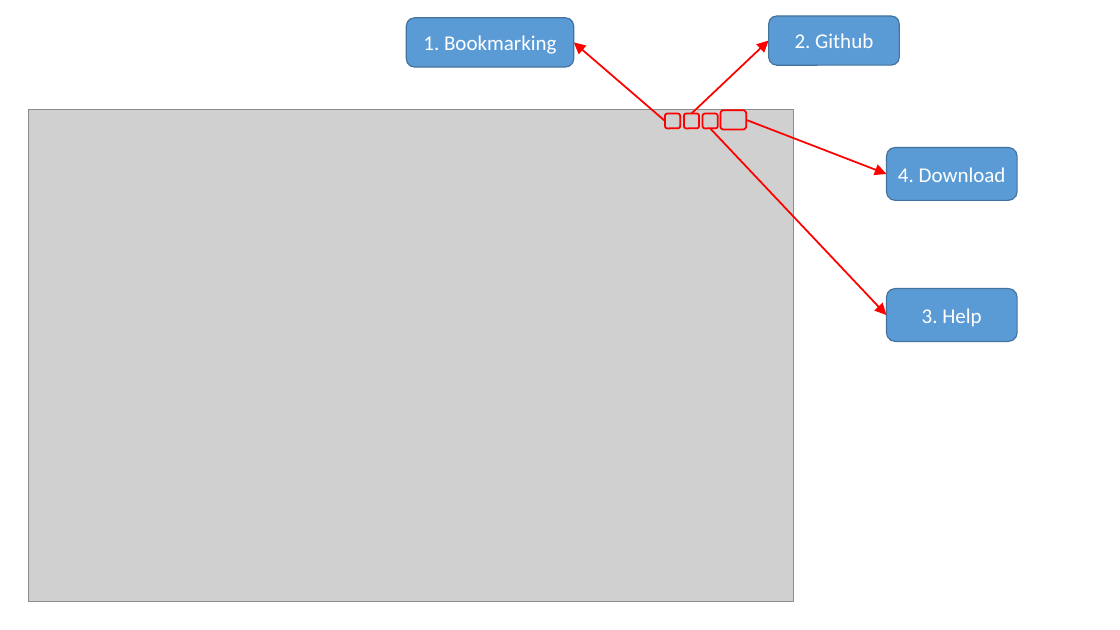
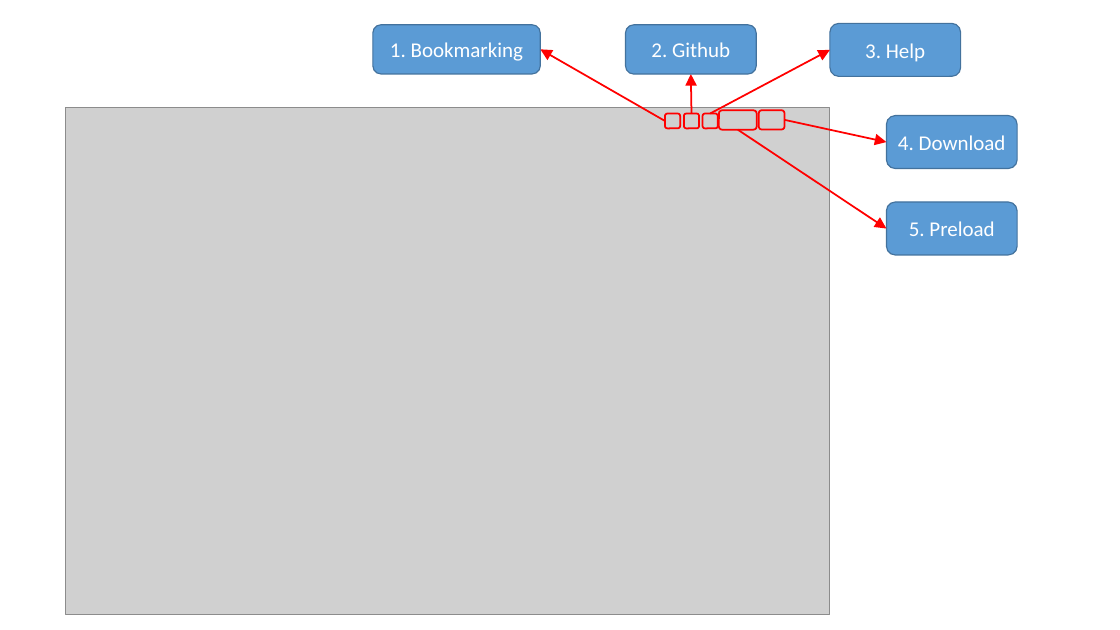
Before and after one commit to JGCRI/argus, a slide deck: slide 5 of vignettes/vignetteFigs/00vignetteFigs.pptx. Drawn at 1120x630 pixels with LibreOffice and Linux fonts; fonts in the diff are those of the drawing; grey boxes stand for pictures. Boxes give left, top, right and bottom in pixels: in the first picture for what was removed or moved away, otherwise in the second. Text is boxed around its words. In the diff, an @@ line names an element or a change of style, - is before the commit and + after.

```diff
--- a/vignettes/vignetteFigs/00vignetteFigs.pptx
+++ b/vignettes/vignetteFigs/00vignetteFigs.pptx
@@ rounded rectangle "1. Bookmarking": place and size @@
-rounded rectangle "1. Bookmarking" at <box>407,18,574,67</box>
+rounded rectangle "1. Bookmarking" at <box>373,24,540,74</box>
@@ rounded rectangle "2. Github": place and size @@
-rounded rectangle "2. Github" at <box>769,16,900,66</box>
+rounded rectangle "2. Github" at <box>626,25,757,75</box>
@@ rounded rectangle "3. Help": place and size @@
-rounded rectangle "3. Help" at <box>886,288,1017,341</box>
+rounded rectangle "3. Help" at <box>830,24,961,76</box>
@@ arrow moved from (665, 121) - (574, 42) to (665, 121) - (540, 50) @@
@@ arrow moved from (710, 129) - (886, 315) to (710, 113) - (830, 50) @@
@@ arrow moved from (691, 113) - (769, 40) to (691, 113) - (691, 74) @@
@@ picture: place and size @@
-picture at <box>29,109,793,602</box>
+picture at <box>66,108,830,615</box>
@@ rounded rectangle added at <box>719,110,757,129</box>, outline #FF0000 1.5 pt @@
@@ rounded rectangle: place and size @@
-rounded rectangle at <box>721,110,747,129</box>
+rounded rectangle at <box>759,110,785,129</box>
@@ rounded rectangle "4. Download": place and size @@
-rounded rectangle "4. Download" at <box>886,148,1017,201</box>
+rounded rectangle "4. Download" at <box>886,116,1017,169</box>
@@ arrow added from (738, 129) to (886, 229), #FF0000 1.5 pt @@
@@ arrow moved from (746, 120) - (886, 174) to (785, 120) - (886, 142) @@
@@ rounded rectangle added at <box>886,202,1017,255</box>, fill #5B9BD5, outline #43739E 1 pt, 18 pt, text #FFFFFF @@
+5. Preload
```
Also in this commit, not shown: 11 other slides changed, 2 slides added, 1 slide removed, 26 other files.
